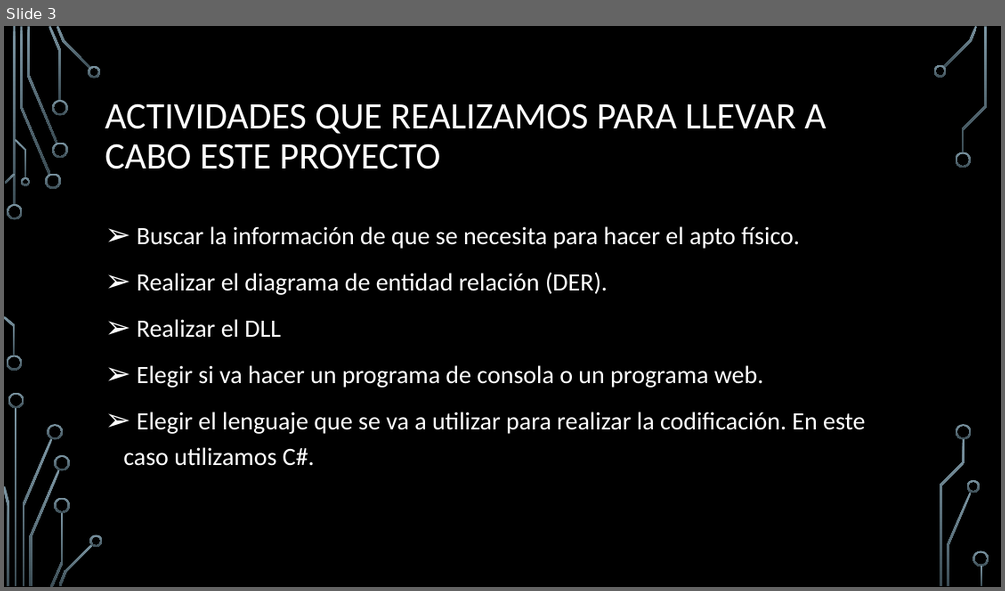
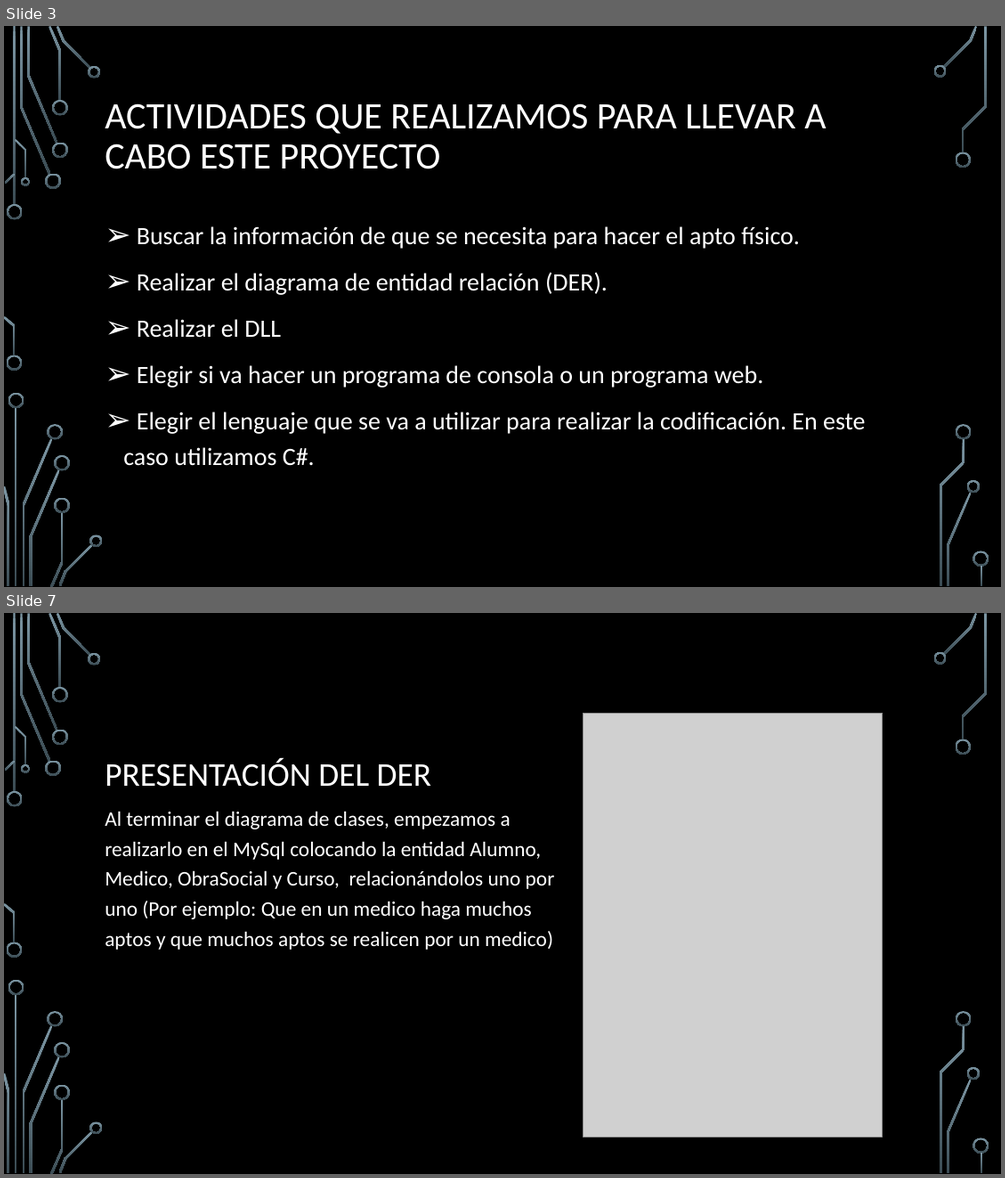
Before and after one commit to DustinJigsaw/Proyecto, a slide deck: SAF/Documentación del proyecto/SAF (Sistema de apto físico).pptx. Shown one above the other, each under a label of ours: slide 3 before the commit, slides 3 and 7 after it; the slides between them are not shown. The pictures are 1005x591 and 1005x1178 pixels, drawn with LibreOffice and Linux fonts; fonts in the diff are those of the drawing; grey boxes stand for pictures; background and template pictures are left out. Boxes give left, top, right and bottom in pixels: in the first picture for what was removed or moved away, otherwise in the second. Text is boxed around its words. In the diff, an @@ line names an element or a change of style, - is before the commit and + after.

```diff
--- a/SAF/Documentación del proyecto/SAF (Sistema de apto físico).pptx
+++ b/SAF/Documentación del proyecto/SAF (Sistema de apto físico).pptx
@@ slide 7 added at (4, 613, 1001, 1174), background picture (left out); not listed: 36 template elements that a slide beside it also shows @@
@@ picture added at (582, 713, 882, 1136) @@
@@ title added at (105, 758, 431, 787), 32 pt, text #FFFFFF @@
+PRESENTACIÓN DEL DER
@@ text added at (105, 811, 555, 949), 20 pt, text #FFFFFF @@
+Al terminar el diagrama de clases, empezamos a realizarlo en el MySql colocando la entidad Alumno, Medico, ObraSocial y Curso, relacionándolos uno por uno (Por ejemplo: Que en un medico haga muchos aptos y que muchos aptos se realicen por un medico)
```
Also in this commit, not shown: 7 other slides added, 2 other files.
